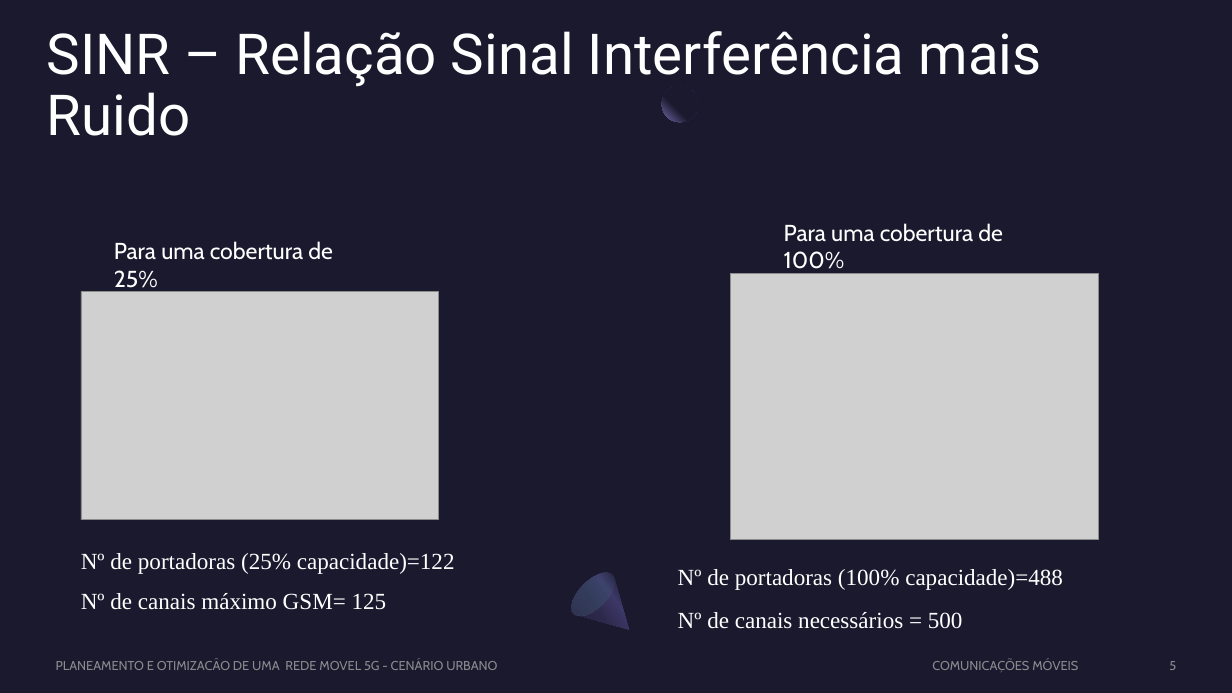
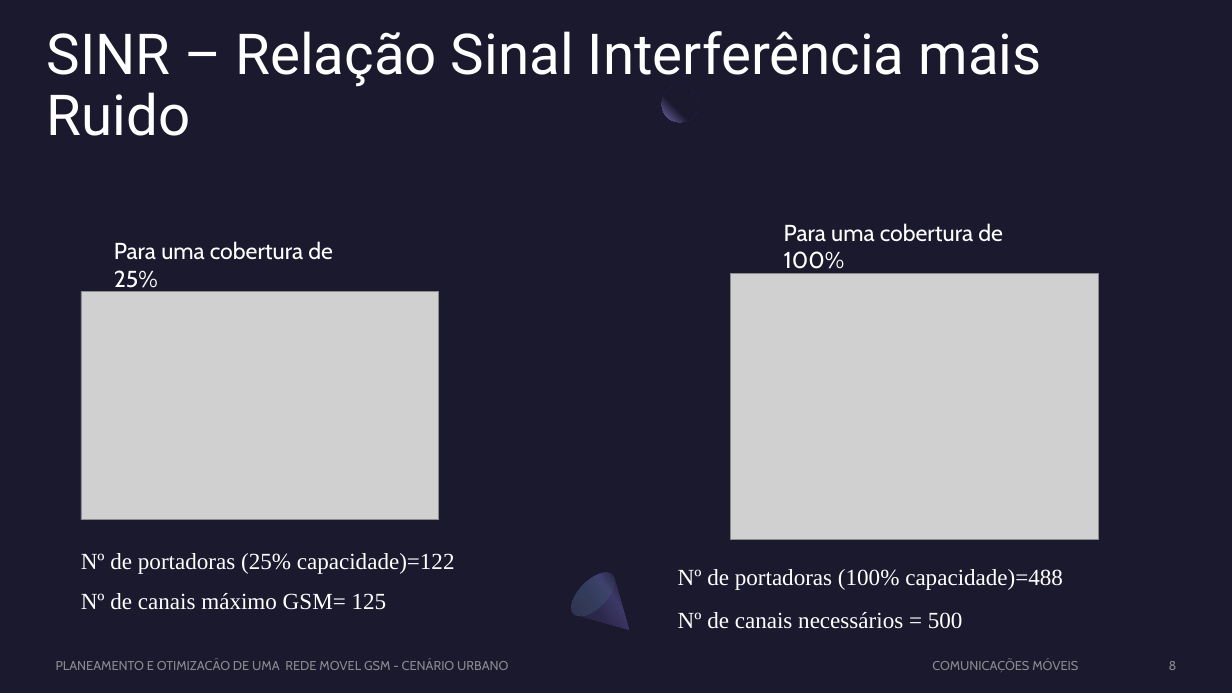
Before and after one commit to Rafaeljff/CM, a slide deck: slide 8 of Apresentacao_GSM_Urbano.pptx (slide 5 before the commit). Drawn at 1232x693 pixels with LibreOffice and Linux fonts; fonts in the diff are those of the drawing; grey boxes stand for pictures. Boxes give left, top, right and bottom in pixels: in the first picture for what was removed or moved away, otherwise in the second. Text is boxed around its words. In the diff, an @@ line names an element or a change of style, - is before the commit and + after.

```diff
--- a/Apresentacao_GSM_Urbano.pptx
+++ b/Apresentacao_GSM_Urbano.pptx
@@ text at <box>56,661,508,670</box>: text changed @@
-PLANEAMENTO E OTIMIZACÂO DE UMA REDE MOVEL 5G - CENÁRIO URBANO
+PLANEAMENTO E OTIMIZACÂO DE UMA REDE MOVEL GSM - CENÁRIO URBANO
@@ page number at <box>1169,661,1177,670</box>: text changed @@
-5
+8
```
Also in this commit, not shown: 3 other slides changed, 3 slides added, 2 other files.
